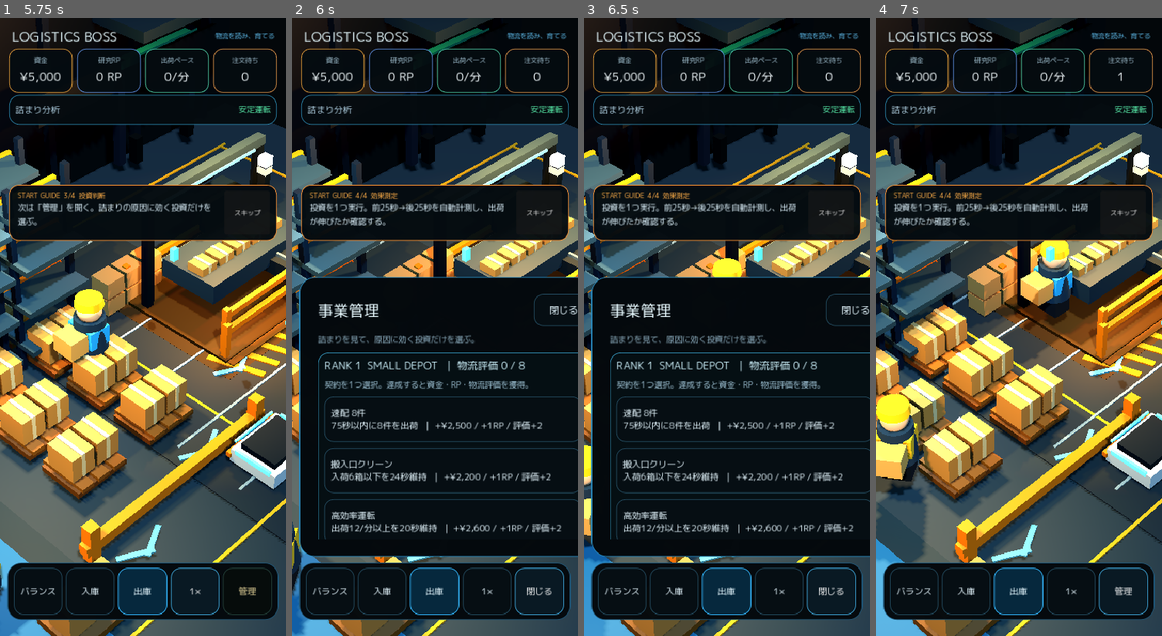
Above: before the commit, frames 1-4 (left to right).
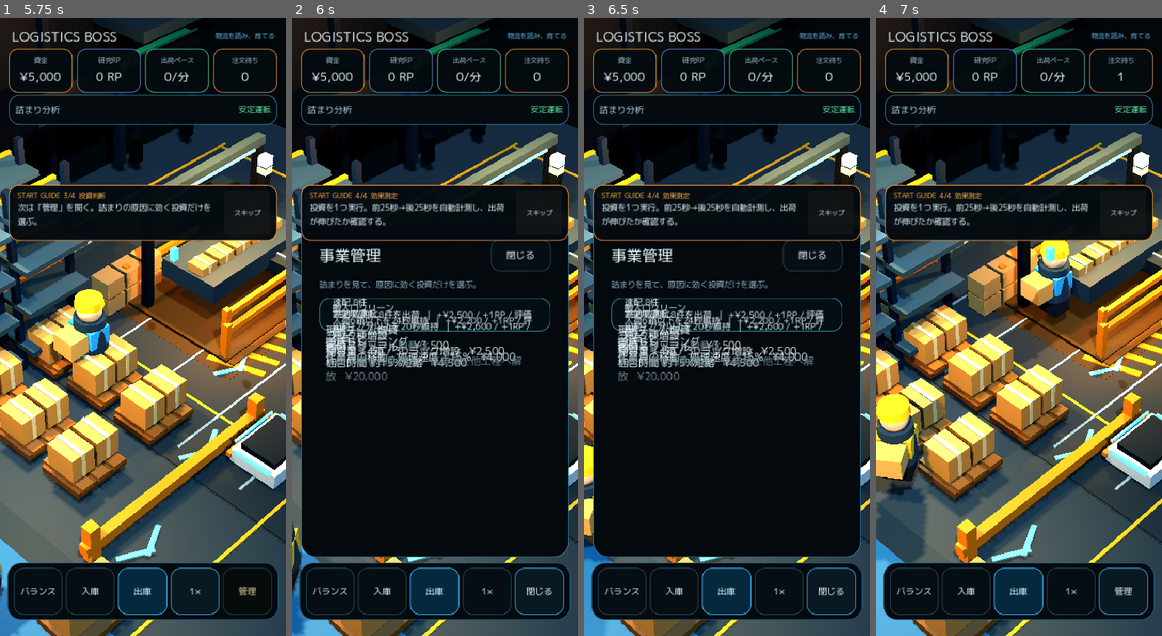
Above: after the commit, the same moments.

Repository: 48wr9f4wgp-lab/Logistics-Boss
Game: Godot game, scene res://scenes/main.tscn
The game is run twice, just before and just after one commit, with the same random seed, the same clock (stepped at 60 frames per second) and the same inputs.
Inputs:
- Up to frame 1 (5.75 s): click "バランス" at 0.5 s; click "入庫" at 1.25 s; click "出庫" at 2 s; click "1×" at 2.75 s; click "2×" at 3.5 s; click "4×" at 4.25 s; click "Ⅱ" at 5 s
- Up to frame 2 (6 s): click "管理" at 5.75 s
- Up to frame 3 (6.5 s): no input
- Up to frame 4 (7 s): click "閉じる" at 6.5 s

Frame 1 is identical in both runs. In frame 2, 16% of the frame differs, in the area x 2-100%, y 34-88%; in frame 3, 17%; in frame 4, nothing differs.

Commit message:
Fix mobile management scrolling and camera feel
Fix real-device mobile UX: prevent management sheet overflow, improve vertical scrolling, wrap long copy, and tune bounded responsive orbit/pinch camera controls with regression coverage.

Diff:
--- a/godot/main.gd
+++ b/godot/main.gd
@@ -1,7 +1,7 @@
 extends Node
 
 const WarehouseSimScript = preload("res://domain/rank3_inbound_carrier_sim.gd")
-const WarehouseViewScript = preload("res://view/warehouse_view.gd")
+const WarehouseViewScript = preload("res://view/warehouse_view_mobile.gd")
 const WarehouseVisualPass2Script = preload("res://view/visual_pass_2.gd")
 const WarehouseVisualPass3Script = preload("res://view/visual_pass_3.gd")
 const WarehouseVisualCompositionFixScript = preload("res://view/visual_composition_fix.gd")
@@ -9,7 +9,7 @@
 const Rank2FacilityViewScript = preload("res://view/rank2_facility_view.gd")
 const Rank3ReceivingAnnexViewScript = preload("res://view/rank3_receiving_annex_view.gd")
 const Rank3RoutingHubViewScript = preload("res://view/rank3_routing_hub_view.gd")
-const GameHudScript = preload("res://ui/game_hud_release.gd")
+const GameHudScript = preload("res://ui/game_hud_mobile.gd")
 const SaveStoreScript = preload("res://persistence/save_store.gd")
 const GameFeelScript = preload("res://feedback/game_feel.gd")
 const AnalyticsScript = preload("res://telemetry/analytics_service.gd")
--- a/godot/tests/mobile_input_smoke.gd
+++ b/godot/tests/mobile_input_smoke.gd
@@ -1,7 +1,7 @@
 extends SceneTree
 
 const SimScript = preload("res://domain/rank3_inbound_carrier_sim.gd")
-const ViewScript = preload("res://view/warehouse_view.gd")
+const ViewScript = preload("res://view/warehouse_view_mobile.gd")
 
 
 func _init() -> void:
@@ -15,7 +15,7 @@
 
 func _run() -> void:
     var sim = SimScript.new()
-    var view: WarehouseView = ViewScript.new()
+    var view: MobileWarehouseView = ViewScript.new()
     get_root().add_child(view)
     view.bind_sim(sim)
     await process_frame
@@ -37,6 +37,16 @@
         return
     if view._orbit_pitch < -0.98 or view._orbit_pitch > -0.48:
         _fail("orbit pitch must stay within mobile readability bounds")
+        return
+
+    var before_huge_drag := view._orbit_yaw
+    var huge_drag := InputEventScreenDrag.new()
+    huge_drag.index = 0
+    huge_drag.position = Vector2(900.0, 260.0)
+    huge_drag.relative = Vector2(640.0, 0.0)
+    view._unhandled_input(huge_drag)
+    if absf(view._orbit_yaw - before_huge_drag) > 0.13:
+        _fail("large swipe must be rate-limited to avoid jumpy mobile camera motion")
         return
 
     var second_touch := InputEventScreenTouch.new()
--- a/godot/tests/release_hud_smoke.gd
+++ b/godot/tests/release_hud_smoke.gd
@@ -1,7 +1,7 @@
 extends SceneTree
 
 const SimScript = preload("res://domain/rank3_inbound_carrier_sim.gd")
-const HudScript = preload("res://ui/game_hud_release.gd")
+const HudScript = preload("res://ui/game_hud_mobile.gd")
 const AnalyticsScript = preload("res://telemetry/analytics_service.gd")
 
 
@@ -16,13 +16,45 @@
 
 func _run() -> void:
     var sim = SimScript.new()
-    var hud: ReleaseGameHud = HudScript.new()
+    var hud: MobileGameHud = HudScript.new()
     hud.bind_sim(sim)
     get_root().add_child(hud)
     await process_frame
 
     if hud.current_ftue_step() != "observe":
         _fail("fresh release HUD must expose current FTUE step")
+        return
+
+    if hud._sheet.anchor_top > 0.34:
+        _fail("mobile management sheet must use more vertical screen area to reduce excessive scrolling")
+        return
+    if not hud._sheet.clip_contents:
+        _fail("mobile management sheet must clip descendants instead of overflowing the viewport")
+        return
+
+    var scroll := _find_scroll(hud._sheet)
+    if scroll == null:
+        _fail("mobile management sheet must contain a vertical ScrollContainer")
+        return
+    if scroll.horizontal_scroll_mode != ScrollContainer.SCROLL_MODE_DISABLED:
+        _fail("mobile management sheet must never scroll or overflow horizontally")
+        return
+    if scroll.vertical_scroll_mode != ScrollContainer.SCROLL_MODE_SHOW_NEVER:
+        _fail("mobile management sheet should use touch swipe without a narrow persistent scrollbar")
+        return
+    if scroll.scroll_hint_mode != ScrollContainer.SCROLL_HINT_MODE_ALL:
+        _fail("mobile management sheet must hint that more content is available vertically")
+        return
+
+    if hud._contract_buttons.is_empty():
+        _fail("release HUD must build contract controls")
+        return
+    var contract_button: Button = hud._contract_buttons[0]
+    if contract_button.mouse_filter != Control.MOUSE_FILTER_PASS:
+        _fail("management buttons must pass touch drags to the ScrollContainer")
+        return
+    if contract_button.autowrap_mode == TextServer.AUTOWRAP_OFF or not contract_button.clip_text:
+        _fail("management button copy must wrap within the available mobile width")
         return
 
     var analytics: LogisticsAnalytics = AnalyticsScript.new()
@@ -59,3 +91,13 @@
     await process_frame
     print("Godot release HUD smoke passed")
     quit(0)
+
+
+func _find_scroll(node: Node) -> ScrollContainer:
+    if node is ScrollContainer:
+        return node as ScrollContainer
+    for child in node.get_children():
+        var found := _find_scroll(child)
+        if found != null:
+            return found
+    return null
--- /dev/null
+++ b/godot/ui/game_hud_mobile.gd
@@ -0,0 +1,104 @@
+extends "res://ui/game_hud_release.gd"
+class_name MobileGameHud
+
+const MOBILE_SHEET_TOP := 0.33
+const MOBILE_SHEET_SIDE_MARGIN := 12.0
+const MOBILE_SHEET_BOTTOM := -108.0
+const MOBILE_CONTENT_SIDE_BUDGET := 86.0
+
+var _mobile_layout_width := -1.0
+
+
+func _ready() -> void:
+    super._ready()
+    _apply_mobile_management_layout(true)
+    _apply_mobile_progression_copy()
+
+
+func _process(delta: float) -> void:
+    super._process(delta)
+    _apply_mobile_management_layout(false)
+    _apply_mobile_progression_copy()
+
+
+func _apply_mobile_management_layout(force: bool) -> void:
+    if _sheet == null:
+        return
+
+    var viewport_width := get_viewport().get_visible_rect().size.x
+    if not force and absf(viewport_width - _mobile_layout_width) < 0.5:
+        return
+    _mobile_layout_width = viewport_width
+
+    _sheet.anchor_top = MOBILE_SHEET_TOP
+    _sheet.offset_left = MOBILE_SHEET_SIDE_MARGIN
+    _sheet.offset_right = -MOBILE_SHEET_SIDE_MARGIN
+    _sheet.offset_bottom = MOBILE_SHEET_BOTTOM
+    _sheet.clip_contents = true
+    _sheet.mouse_filter = Control.MOUSE_FILTER_STOP
+
+    var content_width := maxf(220.0, viewport_width - MOBILE_CONTENT_SIDE_BUDGET)
+    _configure_scroll_containers(_sheet, content_width)
+
+    if _progression_label != null:
+        _progression_label.autowrap_mode = TextServer.AUTOWRAP_WORD_SMART
+        _progression_label.custom_minimum_size.x = 0.0
+        _progression_label.custom_maximum_size = Vector2(content_width, 0.0)
+
+
+func _configure_scroll_containers(node: Node, content_width: float) -> void:
+    if node is ScrollContainer:
+        var scroll := node as ScrollContainer
+        scroll.horizontal_scroll_mode = ScrollContainer.SCROLL_MODE_DISABLED
+        scroll.vertical_scroll_mode = ScrollContainer.SCROLL_MODE_SHOW_NEVER
+        scroll.scroll_hint_mode = ScrollContainer.SCROLL_HINT_MODE_ALL
+        scroll.follow_focus = true
+        scroll.clip_contents = true
+        scroll.scroll_vertical_custom_step = 84.0
+        _configure_scroll_content(scroll, content_width)
+        return
+
+    for child in node.get_children():
+        _configure_scroll_containers(child, content_width)
+
+
+func _configure_scroll_content(node: Node, content_width: float) -> void:
+    if node is Control:
+        var control := node as Control
+        control.custom_minimum_size.x = 0.0
+        control.size_flags_horizontal = Control.SIZE_EXPAND_FILL
+
+    if node is Label:
+        var label := node as Label
+        label.autowrap_mode = TextServer.AUTOWRAP_WORD_SMART
+        label.clip_text = true
+        label.custom_maximum_size = Vector2(content_width, 0.0)
+    elif node is Button:
+        var button := node as Button
+        button.clip_text = true
+        button.mouse_filter = Control.MOUSE_FILTER_PASS
+        button.focus_mode = Control.FOCUS_NONE
+        button.custom_maximum_size = Vector2(content_width, 0.0)
+        if button is not OptionButton:
+            button.autowrap_mode = TextServer.AUTOWRAP_WORD_SMART
+
+    for child in node.get_children():
+        _configure_scroll_content(child, content_width)
+
+
+func _apply_mobile_progression_copy() -> void:
+    if sim == null or _progression_label == null:
+        return
+
+    if sim.facility_rank >= 3:
+        _progression_label.text = "RANK 3  FULFILLMENT CENTER\n評価 %d  ｜ 契約 %d件" % [
+            sim.logistics_rating,
+            sim.completed_contracts,
+        ]
+    elif sim.facility_rank >= 2:
+        _progression_label.text = "RANK 2  WAREHOUSE\n評価 %d  ｜ 契約 %d件" % [
+            sim.logistics_rating,
+            sim.completed_contracts,
+        ]
+    else:
+        _progression_label.text = "RANK 1  SMALL DEPOT\n物流評価 %d / 8" % sim.logistics_rating
--- /dev/null
+++ b/godot/view/warehouse_view_mobile.gd
@@ -0,0 +1,103 @@
+extends "res://view/warehouse_view.gd"
+class_name MobileWarehouseView
+
+const MOBILE_MOUSE_ORBIT_SENSITIVITY := Vector2(0.0042, 0.0032)
+const MOBILE_TOUCH_ORBIT_SENSITIVITY := Vector2(0.0041, 0.0033)
+const MOBILE_PINCH_ZOOM_SENSITIVITY := 0.014
+const MOBILE_CAMERA_POSITION_SMOOTHING := 16.0
+const MOBILE_INPUT_DEADZONE := 1.2
+const MOBILE_MAX_DRAG_STEP := 26.0
+const MOBILE_MAX_PINCH_STEP := 36.0
+const MOBILE_DRAG_FILTER_WEIGHT := 0.78
+const MOBILE_PINCH_FILTER_WEIGHT := 0.75
+
+var _filtered_touch_drag := Vector2.ZERO
+var _filtered_pinch_delta := 0.0
+
+
+func _unhandled_input(event: InputEvent) -> void:
+    if event is InputEventMouseButton:
+        if event.button_index == MOUSE_BUTTON_WHEEL_UP and event.pressed:
+            _camera_distance = maxf(12.0, _camera_distance - 0.8)
+        elif event.button_index == MOUSE_BUTTON_WHEEL_DOWN and event.pressed:
+            _camera_distance = minf(25.0, _camera_distance + 0.8)
+
+    if event is InputEventMouseMotion and event.button_mask & MOUSE_BUTTON_MASK_LEFT:
+        var mouse_drag: Vector2 = event.relative.limit_length(MOBILE_MAX_DRAG_STEP)
+        if mouse_drag.length() >= MOBILE_INPUT_DEADZONE:
+            _orbit_yaw -= mouse_drag.x * MOBILE_MOUSE_ORBIT_SENSITIVITY.x
+            _orbit_pitch = clampf(
+                _orbit_pitch - mouse_drag.y * MOBILE_MOUSE_ORBIT_SENSITIVITY.y,
+                -0.98,
+                -0.48
+            )
+
+    if event is InputEventScreenTouch:
+        if event.pressed:
+            _touches[event.index] = event.position
+            if _touches.size() >= 2:
+                _last_pinch_distance = 0.0
+                _filtered_pinch_delta = 0.0
+        else:
+            _touches.erase(event.index)
+            _last_pinch_distance = 0.0
+            _filtered_pinch_delta = 0.0
+            if _touches.is_empty():
+                _filtered_touch_drag = Vector2.ZERO
+
+    if event is InputEventScreenDrag:
+        _touches[event.index] = event.position
+        if _touches.size() == 1:
+            var touch_drag: Vector2 = event.relative.limit_length(MOBILE_MAX_DRAG_STEP)
+            if touch_drag.length() >= MOBILE_INPUT_DEADZONE:
+                _filtered_touch_drag = _filtered_touch_drag.lerp(touch_drag, MOBILE_DRAG_FILTER_WEIGHT)
+                _orbit_yaw -= _filtered_touch_drag.x * MOBILE_TOUCH_ORBIT_SENSITIVITY.x
+                _orbit_pitch = clampf(
+                    _orbit_pitch - _filtered_touch_drag.y * MOBILE_TOUCH_ORBIT_SENSITIVITY.y,
+                    -0.98,
+                    -0.48
+                )
+        elif _touches.size() >= 2:
+            var ids := _touches.keys()
+            var a: Vector2 = _touches[ids[0]]
+            var b: Vector2 = _touches[ids[1]]
+            var distance := a.distance_to(b)
+            if _last_pinch_distance > 0.0:
+                var pinch_delta := clampf(
+                    distance - _last_pinch_distance,
+                    -MOBILE_MAX_PINCH_STEP,
+                    MOBILE_MAX_PINCH_STEP
+                )
+                _filtered_pinch_delta = lerpf(_filtered_pinch_delta, pinch_delta, MOBILE_PINCH_FILTER_WEIGHT)
+                _camera_distance = clampf(
+                    _camera_distance - _filtered_pinch_delta * MOBILE_PINCH_ZOOM_SENSITIVITY,
+                    12.0,
+                    25.0
+                )
+            _last_pinch_distance = distance
+
+
+func _update_camera(delta: float) -> void:
+    if _camera == null:
+        return
+
+    var target := Vector3(0.0, 0.85, 0.25)
+    var horizontal := cos(_orbit_pitch) * _camera_distance
+    var height := -sin(_orbit_pitch) * _camera_distance
+    var desired_position := target + Vector3(
+        sin(_orbit_yaw) * horizontal,
+        height,
+        cos(_orbit_yaw) * horizontal
+    )
+
+    if not _camera_pose_initialized:
+        _camera.global_position = desired_position
+        _camera_pose_initialized = true
+    else:
+        var smoothing_weight := 1.0 - exp(-MOBILE_CAMERA_POSITION_SMOOTHING * maxf(delta, 0.0))
+        _camera.global_position = _camera.global_position.lerp(
+            desired_position,
+            clampf(smoothing_weight, 0.0, 1.0)
+        )
+
+    _camera.look_at(target, Vector3.UP)
